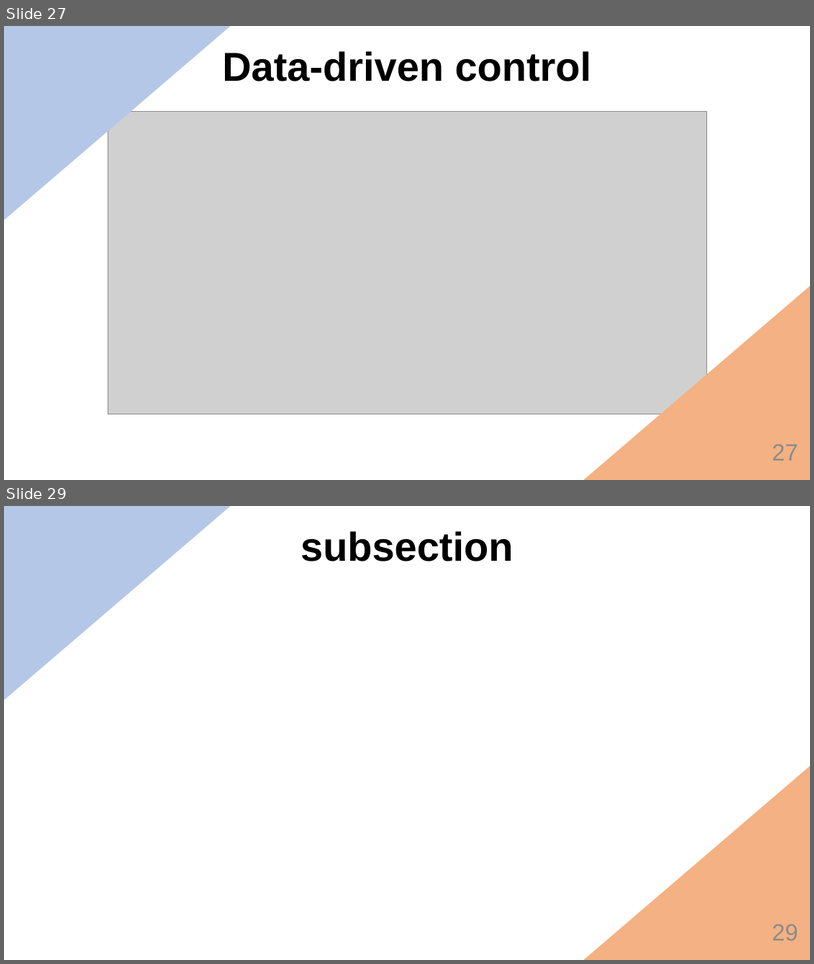
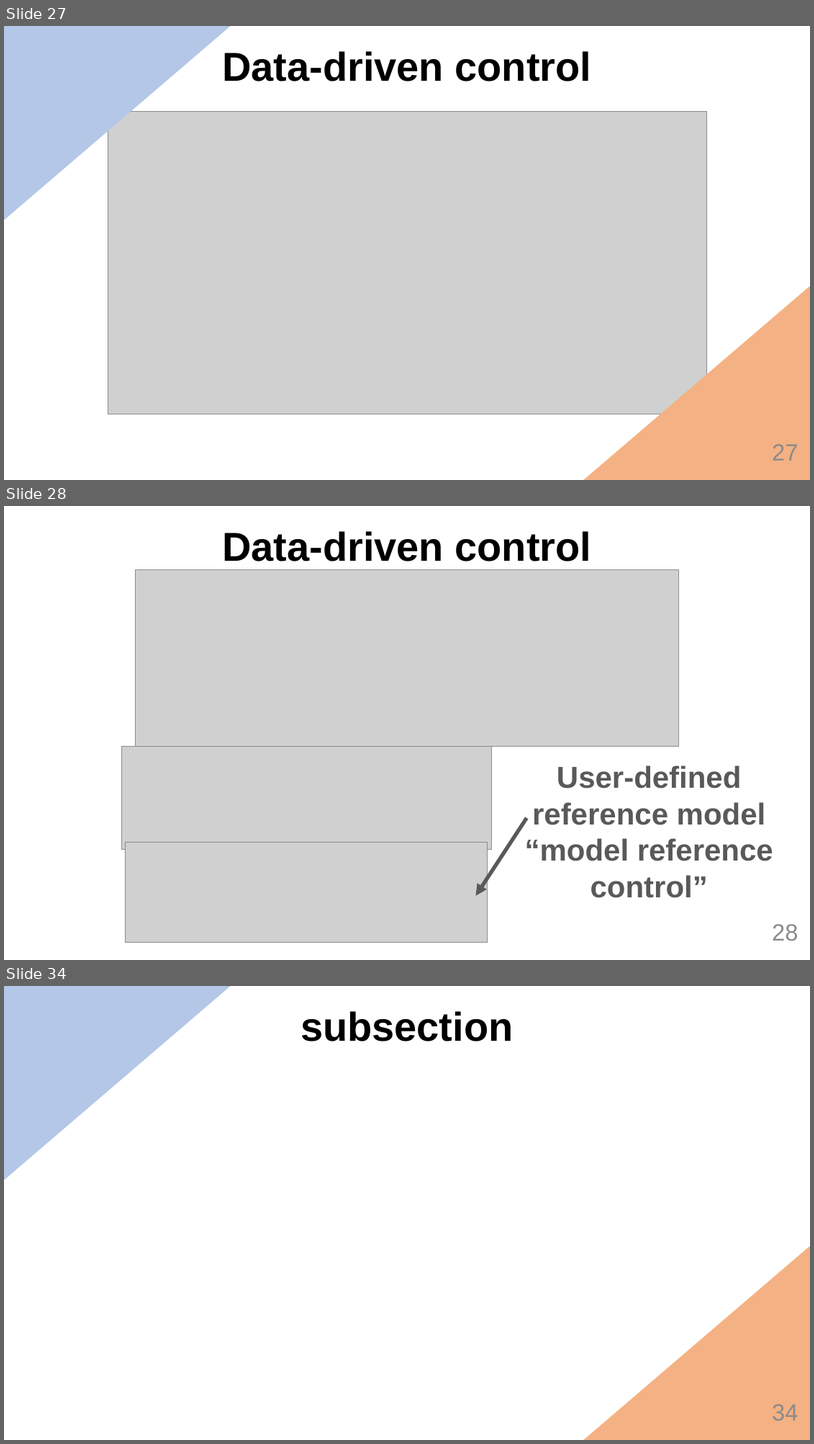
Before and after one commit to MarcBerneman/Master-thesis, a slide deck: Presentation/Thesis.pptx. Shown one above the other, each under a label of ours: slides 27 and 29 before the commit, slides 27, 28 and 34 after it; the slides between them are not shown. The pictures are 814x964 and 814x1444 pixels, drawn with LibreOffice and Linux fonts; fonts in the diff are those of the drawing; grey boxes stand for pictures; background and template pictures are left out. Boxes give left, top, right and bottom in pixels: in the first picture for what was removed or moved away, otherwise in the second. Text is boxed around its words. In the diff, an @@ line names an element or a change of style, - is before the commit and + after.

```diff
--- a/Presentation/Thesis.pptx
+++ b/Presentation/Thesis.pptx
@@ slide 28 added at (x1=4, y1=506, x2=810, y2=960), background #FFFFFF @@
@@ text added at (x1=222, y1=531, x2=592, y2=561), 48 pt, text #000000, bold @@
+Data-driven control
@@ picture added at (x1=135, y1=569, x2=679, y2=746) @@
@@ picture added at (x1=122, y1=746, x2=491, y2=849) @@
@@ text added at (x1=525, y1=765, x2=774, y2=898), 36 pt, text #595959, bold @@
+User-defined reference model
+“model reference control”
@@ arrow added from (527, 818) to (476, 896), #595959 4.5 pt @@
@@ picture added at (x1=126, y1=842, x2=488, y2=942) @@
@@ page number added at (x1=772, y1=924, x2=798, y2=940), 28 pt, text #8C8C8C @@
+28
@@ what was slide 29 is now slide 34 @@
@@ page number at (x1=772, y1=1404, x2=798, y2=1420): text changed @@
-29
+34
```
Also in this commit, not shown: 1 slide changed, 4 other slides added, 13 other files.
